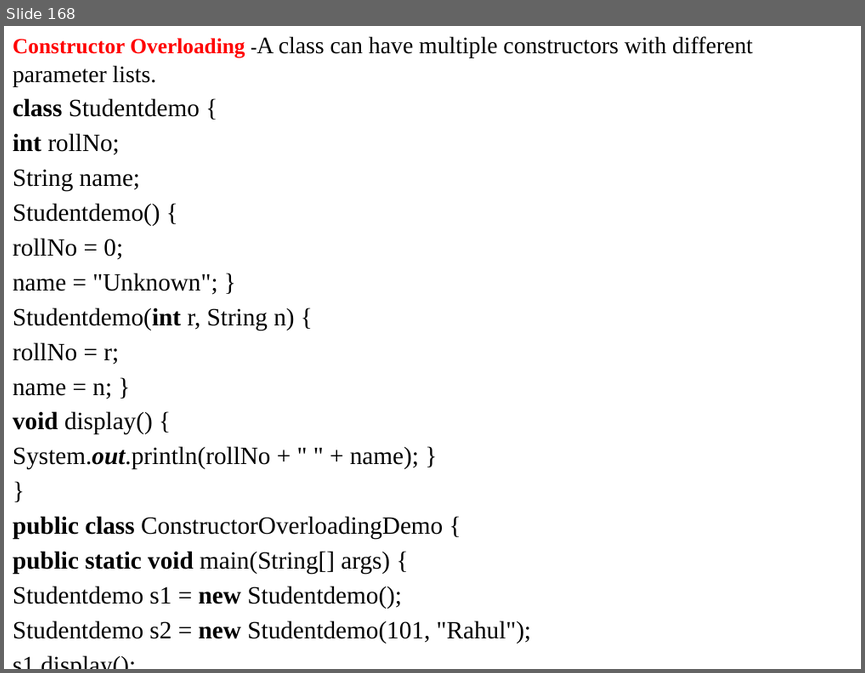
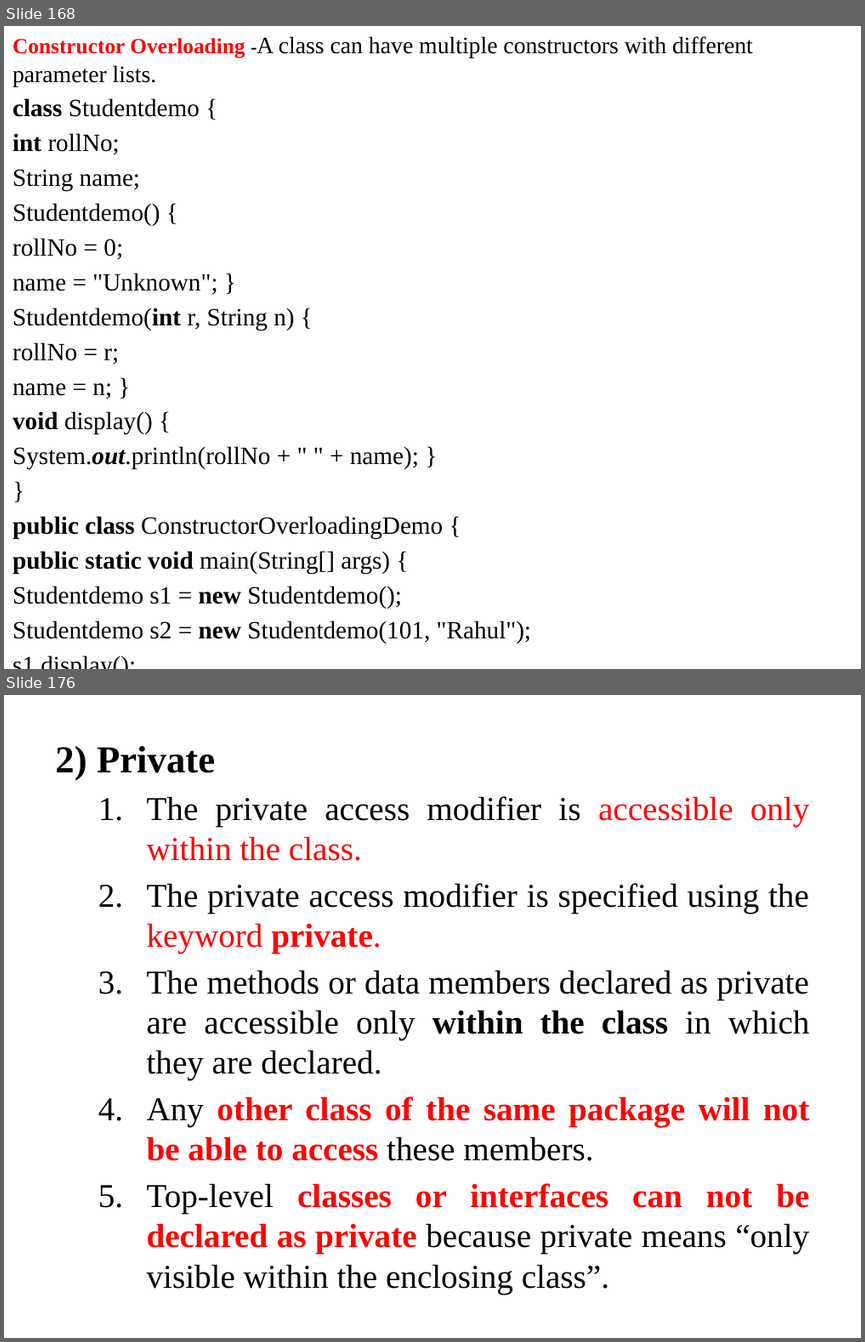
Before and after one commit to anvesh1987/Java-Programs-CSE-G, a slide deck: UNIT - I.pptx. Shown one above the other, each under a label of ours: slide 168 before the commit, slides 168 and 176 after it; the slides between them are not shown. The pictures are 865x673 and 865x1342 pixels, drawn with LibreOffice and Linux fonts; fonts in the diff are those of the drawing. Boxes give left, top, right and bottom in pixels: in the first picture for what was removed or moved away, otherwise in the second. Text is boxed around its words. In the diff, an @@ line names an element or a change of style, - is before the commit and + after.

```diff
--- a/UNIT - I.pptx
+++ b/UNIT - I.pptx
@@ slide 176 added at [4,695,861,1338], background #FFFFFF @@
@@ text added at [55,746,810,1293], 28 pt, text #000000 @@
+2) Private
+  1. The private access modifier is accessible only within the class.
+  2. The private access modifier is specified using the keyword private.
+  3. The methods or data members declared as private are accessible only within the class in which they are declared.
+  4. Any other class of the same package will not be able to access these members.
+  5. Top-level classes or interfaces can not be declared as private because private means “only visible within the enclosing class”.
```
Also in this commit, not shown: 1 slide changed, 32 other slides added, 39 slides removed.
